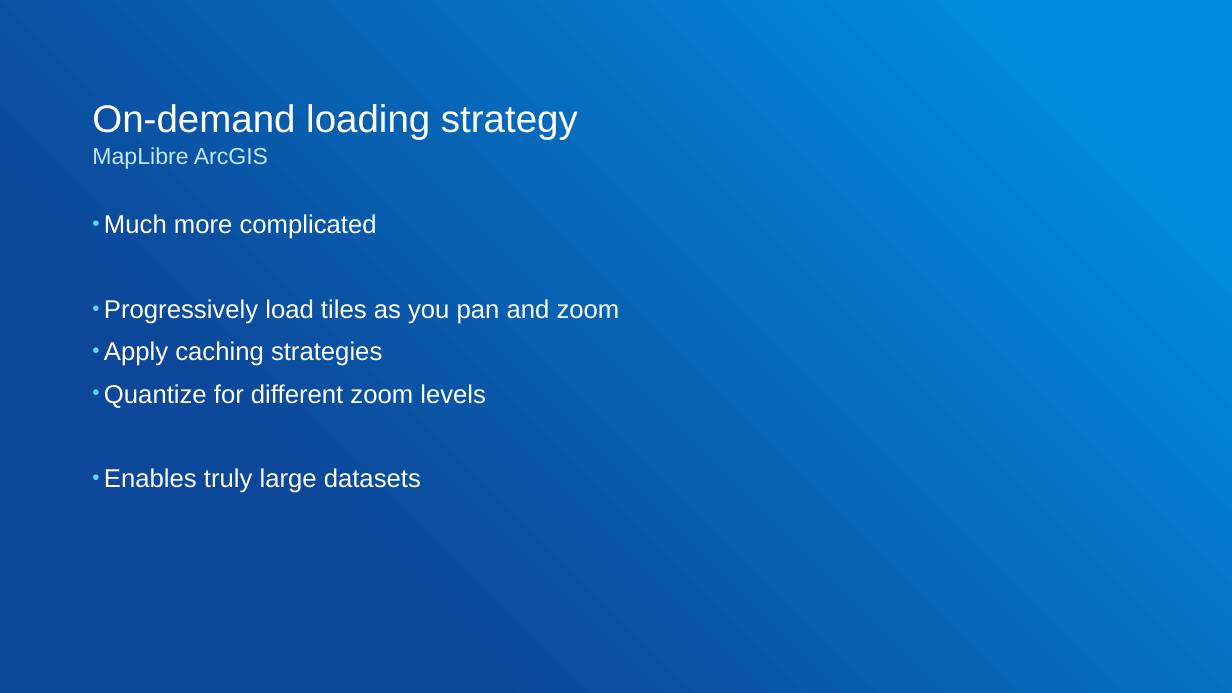
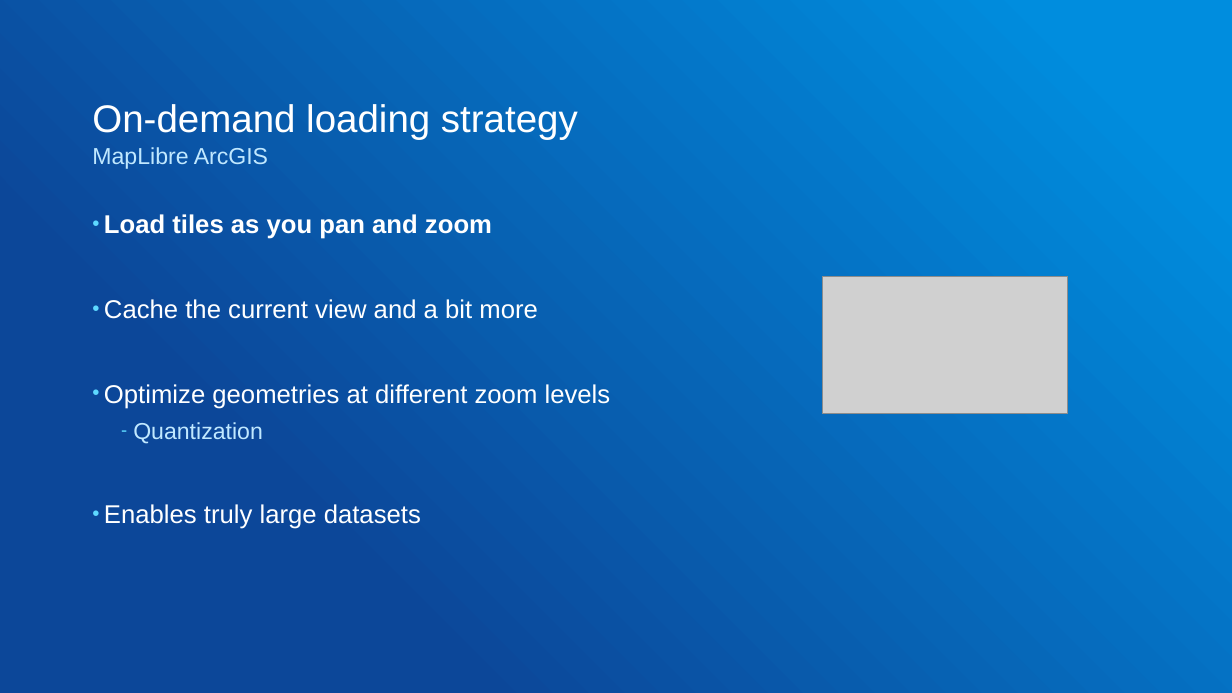
Before and after one commit to gowin20/foss4g-2026-maplibregl-data-visualization, a slide deck: slide 25 of foss4g-optimized-maplibre-queries.pptx (slide 20 before the commit). Drawn at 1232x693 pixels with LibreOffice and Linux fonts; fonts in the diff are those of the drawing; grey boxes stand for pictures. Boxes give left, top, right and bottom in pixels: in the first picture for what was removed or moved away, otherwise in the second. Text is boxed around its words. In the diff, an @@ line names an element or a change of style, - is before the commit and + after.

```diff
--- a/foss4g-optimized-maplibre-queries.pptx
+++ b/foss4g-optimized-maplibre-queries.pptx
@@ text at [104, 214, 611, 444]: text changed @@
-• Much more complicated
-• Progressively load tiles as you pan and zoom
-• Apply caching strategies
-• Quantize for different zoom levels
+• Load tiles as you pan and zoom
+• Cache the current view and a bit more
+• Optimize geometries at different zoom levels
+  – Quantization
@@ picture added at [823, 276, 1068, 414] @@
```
Also in this commit, not shown: 12 other slides changed, 10 slides added, 4 slides removed, 1 other file.
